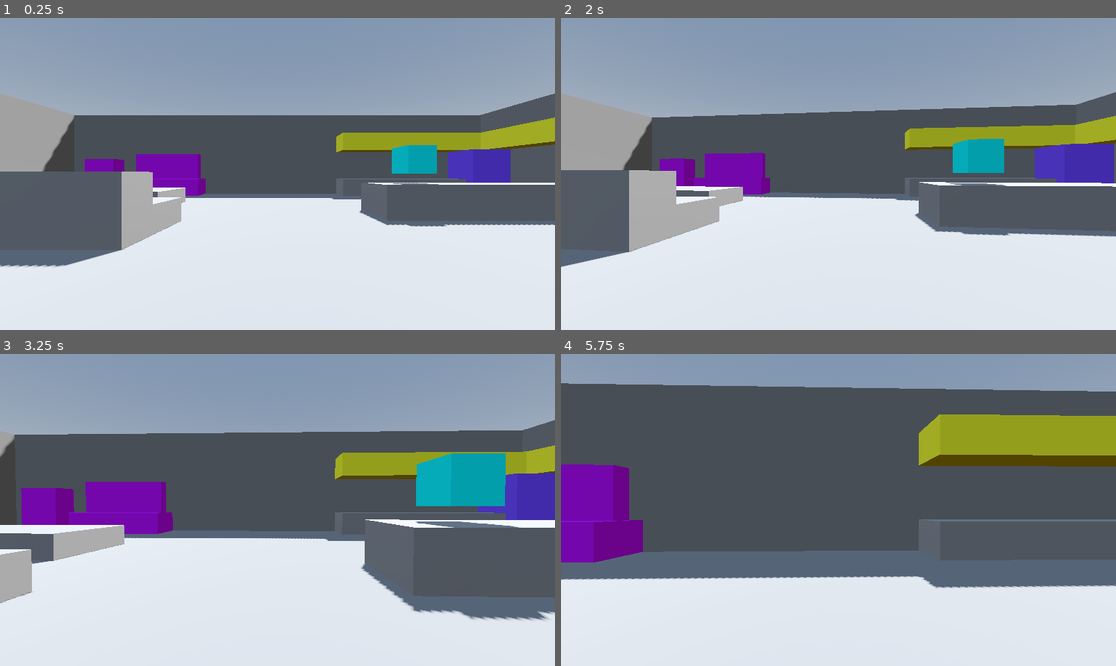
Above: before the commit, frames 1-4 (two rows, left to right).
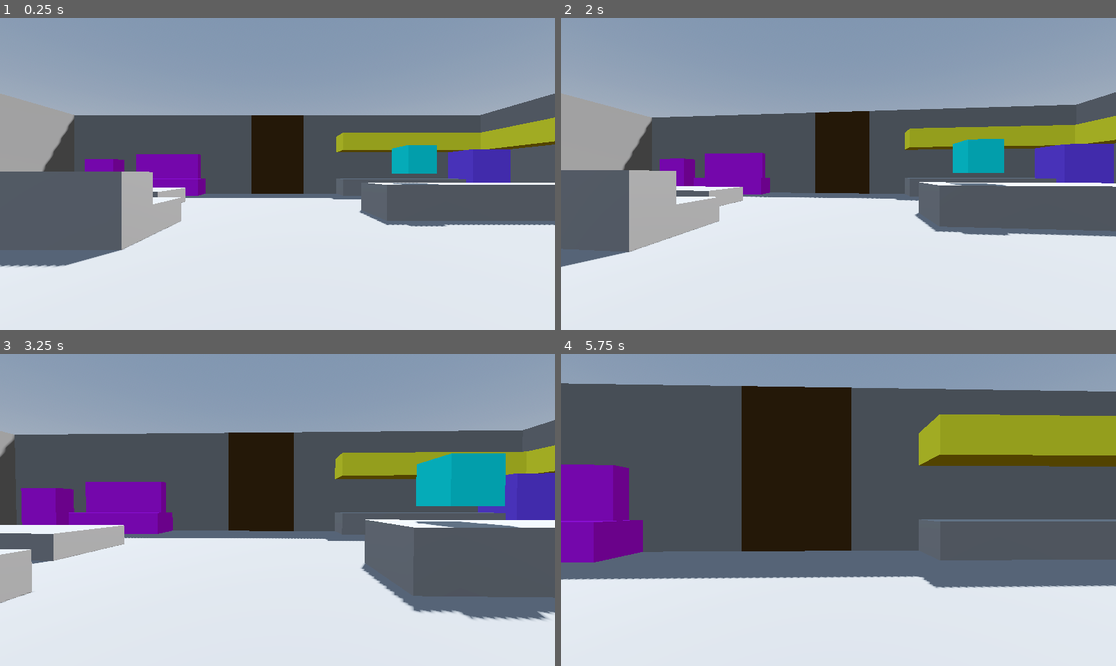
Above: after the commit, the same moments.

Repository: viamill/spooky-jam-2025
Game: Godot game, scene res://src/game.tscn
Same seed, same stepped clock (60 frames per second), same inputs: the game is played once before the commit and once after it.
Inputs (mouse positions are in pixels of both pictures, inside the frame that each line leads up to):
- Up to frame 1 (0.25 s): no input
- Up to frame 2 (2 s): tap Enter at 0.5 s; move the mouse to (960, 158) at 0.52 s; press the mouse at (960, 158) at 0.53 s; hold D (move_right) 0.53-1.28 s; move the mouse to (810, 174) at 1.27 s; release the mouse at (810, 174) at 1.28 s; hold W (move_forward) from 1.28 s (still down); click (810, 174) at 1.35 s
- Up to frame 3 (3.25 s): keep holding W (move_forward); move the mouse to (288, 503) at 2.02 s; press the mouse at (288, 503) at 2.03 s; move the mouse to (271, 516) at 2.77 s; release the mouse at (271, 516) at 2.78 s; click (271, 516) at 2.85 s
- Up to frame 4 (5.75 s): keep holding W (move_forward); move the mouse to (877, 513) at 3.52 s; press the mouse at (877, 513) at 3.53 s; move the mouse to (794, 506) at 4.27 s; release the mouse at (794, 506) at 4.28 s; click (794, 506) at 4.35 s; move the mouse to (844, 510) at 5.02 s; press the mouse at (844, 510) at 5.03 s

The runs differ from the first frame. In frame 1, 2.4% of the frame differs, in the area x 45-55%, y 31-57%; in frame 2, 2.5%; in frame 3, 3.7%; in frame 4, 10%, in the area x 32-61%, y 10-64%.

Commit message:
Added front door, whoops

Diff:
--- a/temp/House_Level.tscn
+++ b/temp/House_Level.tscn
@@ -18,6 +18,9 @@
 [sub_resource type="StandardMaterial3D" id="StandardMaterial3D_rwo1n"]
 albedo_color = Color(0.52, 0.52, 0.52, 1)
 
+[sub_resource type="StandardMaterial3D" id="StandardMaterial3D_cbfiq"]
+albedo_color = Color(0.3, 0.19535, 0.027, 1)
+
 [sub_resource type="StandardMaterial3D" id="StandardMaterial3D_t83go"]
 albedo_color = Color(1, 1, 0.203922, 1)
 
@@ -40,7 +43,7 @@
 albedo_color = Color(1, 0.63, 0.26, 1)
 
 [sub_resource type="StandardMaterial3D" id="StandardMaterial3D_tv6ml"]
-albedo_color = Color(0.44, 0.325307, 0.0352, 1)
+albedo_color = Color(0.0352, 0.19712, 0.44, 1)
 
 [sub_resource type="StandardMaterial3D" id="StandardMaterial3D_jyfdc"]
 albedo_color = Color(0.44, 0.325307, 0.0352, 1)
@@ -72,8 +75,13 @@
 material = SubResource("StandardMaterial3D_rwo1n")
 
 [node name="Wall2" type="CSGBox3D" parent="HouseDesign/HouseStructure"]
-transform = Transform3D(1, 0, 0, 0, 1, 0, 0, 0, 1, 0, 3.5, -16)
-size = Vector3(33, 6, 1)
+transform = Transform3D(1, 0, 0, 0, 1, 0, 0, 0, 1, -9.25, 3.5, -16)
+size = Vector3(14.5, 6, 1)
+material = SubResource("StandardMaterial3D_rwo1n")
+
+[node name="Wall8" type="CSGBox3D" parent="HouseDesign/HouseStructure"]
+transform = Transform3D(1, 0, 0, 0, 1, 0, 0, 0, 1, 9.25, 3.5, -16)
+size = Vector3(14.5, 6, 1)
 material = SubResource("StandardMaterial3D_rwo1n")
 
 [node name="Wall3" type="CSGBox3D" parent="HouseDesign/HouseStructure"]
@@ -100,6 +108,16 @@
 transform = Transform3D(1, 0, 0, 0, 1, 0, 0, 0, 1, -24.25, 3.5, -0.5)
 size = Vector3(17.5, 6, 1)
 material = SubResource("StandardMaterial3D_rwo1n")
+
+[node name="FrontDoor" type="CSGBox3D" parent="HouseDesign/HouseStructure"]
+transform = Transform3D(1, 0, 0, 0, 1, 0, 0, 0, 1, 0, 3, -16)
+size = Vector3(4, 7, 1)
+material = SubResource("StandardMaterial3D_cbfiq")
+
+[node name="BathroomDoor" type="CSGBox3D" parent="HouseDesign/HouseStructure"]
+transform = Transform3D(1, 0, 0, 0, 1, 0, 0, 0, 1, -17.5, 3, 1)
+size = Vector3(4, 7, 1)
+material = SubResource("StandardMaterial3D_cbfiq")
 
 [node name="Kitchen" type="CSGCombiner3D" parent="HouseDesign"]
 transform = Transform3D(1, 0, 0, 0, 0.8, 0, 0, 0, 1, 0, 0.05, 0)
@@ -271,7 +289,7 @@
 [node name="Mirror" type="CSGBox3D" parent="HouseDesign/Bathing/Sink"]
 transform = Transform3D(1, 0, 0, 0, 1, 0, 0, 0, 1, 0, 2, 0.929749)
 size = Vector3(2, 2, 0.140503)
-material = SubResource("StandardMaterial3D_jyfdc")
+material = SubResource("StandardMaterial3D_tv6ml")
 
 [node name="Bath" type="CSGBox3D" parent="HouseDesign/Bathing"]
 transform = Transform3D(1, 0, 0, 0, 1, 0, 0, 0, 1, -5.5, 0.5, 4.75)
Not shown: 1 places in temp/House_Level.tscn that only renumber resources
